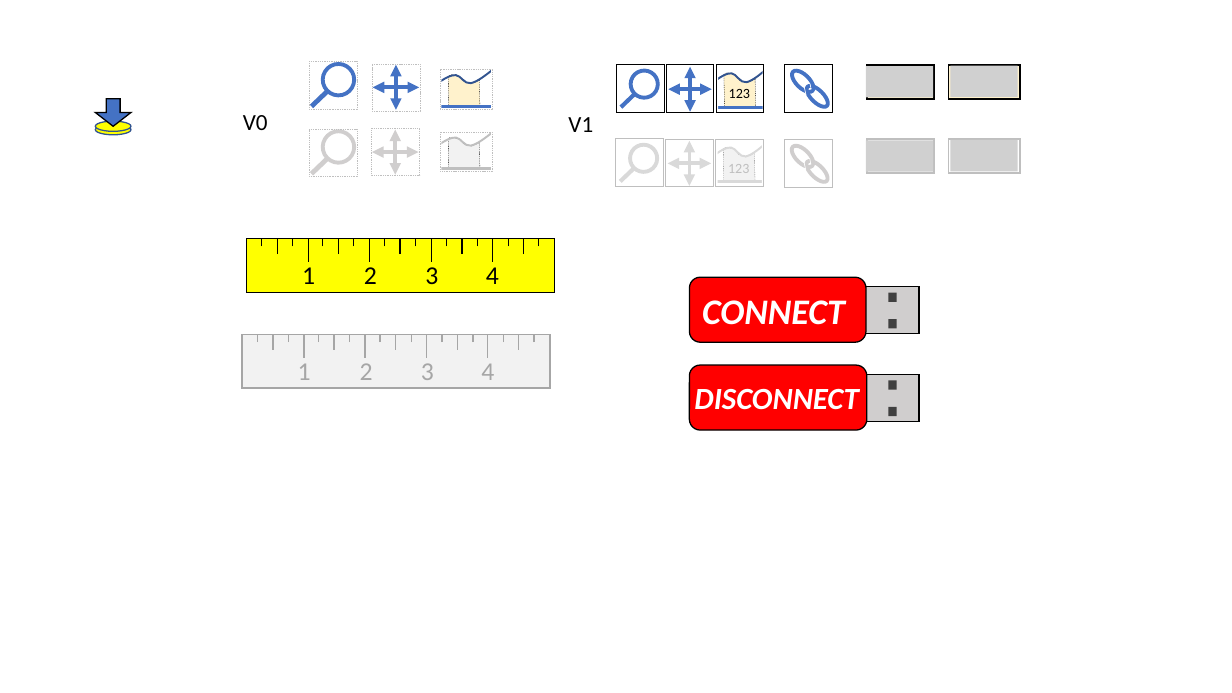
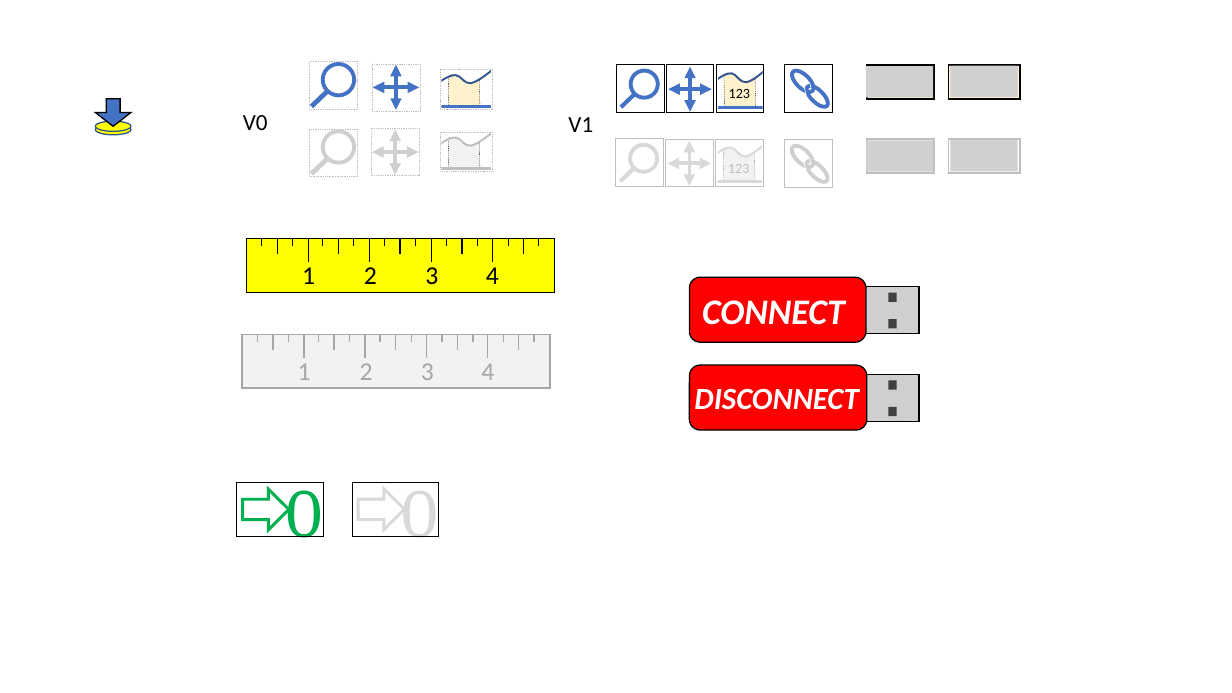
Before and after one commit to matsselen/IOLabWeb, a slide deck: slide 1 of images/IOLabWebImages.pptx. Drawn at 1232x693 pixels with LibreOffice and Linux fonts; fonts in the diff are those of the drawing; grey boxes stand for pictures. Boxes give left, top, right and bottom in pixels: in the first picture for what was removed or moved away, otherwise in the second. Text is boxed around its words. In the diff, an @@ line names an element or a change of style, - is before the commit and + after.

```diff
--- a/images/IOLabWebImages.pptx
+++ b/images/IOLabWebImages.pptx
@@ rectangle added at (237, 482, 323, 536), outline #000000 0.75 pt @@
@@ right arrow added at (243, 489, 289, 530), outline #00B050 2.25 pt @@
@@ text added at (286, 482, 322, 538), 54 pt, text #00B050 @@
+0
@@ rectangle added at (352, 482, 439, 536), outline #000000 0.75 pt @@
@@ right arrow added at (359, 489, 405, 530), outline #D9D9D9 2.25 pt @@
@@ text added at (402, 482, 438, 537), 54 pt, text #D9D9D9 @@
+0
```
Also in this commit, not shown: 5 other files.
